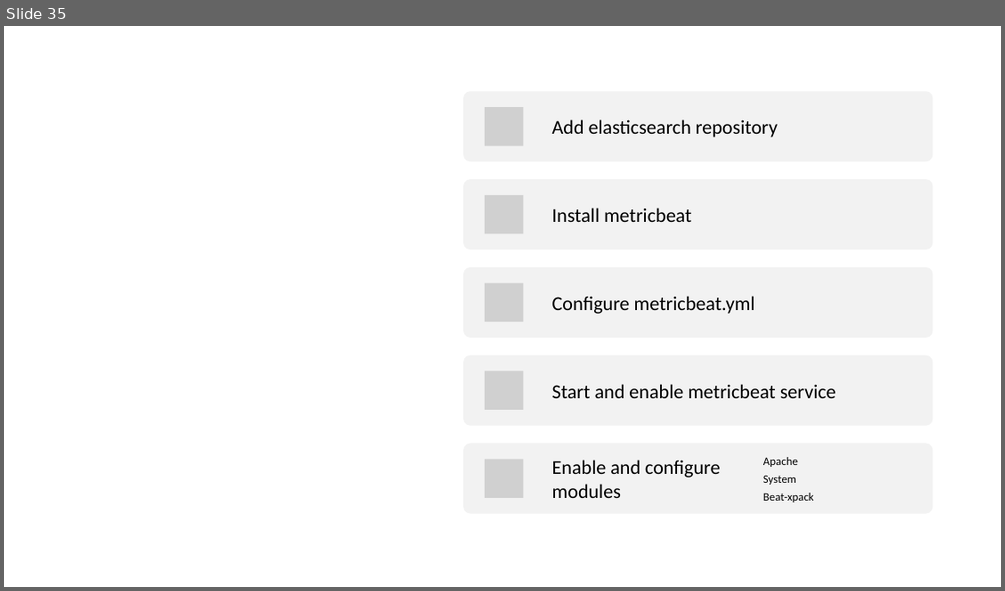
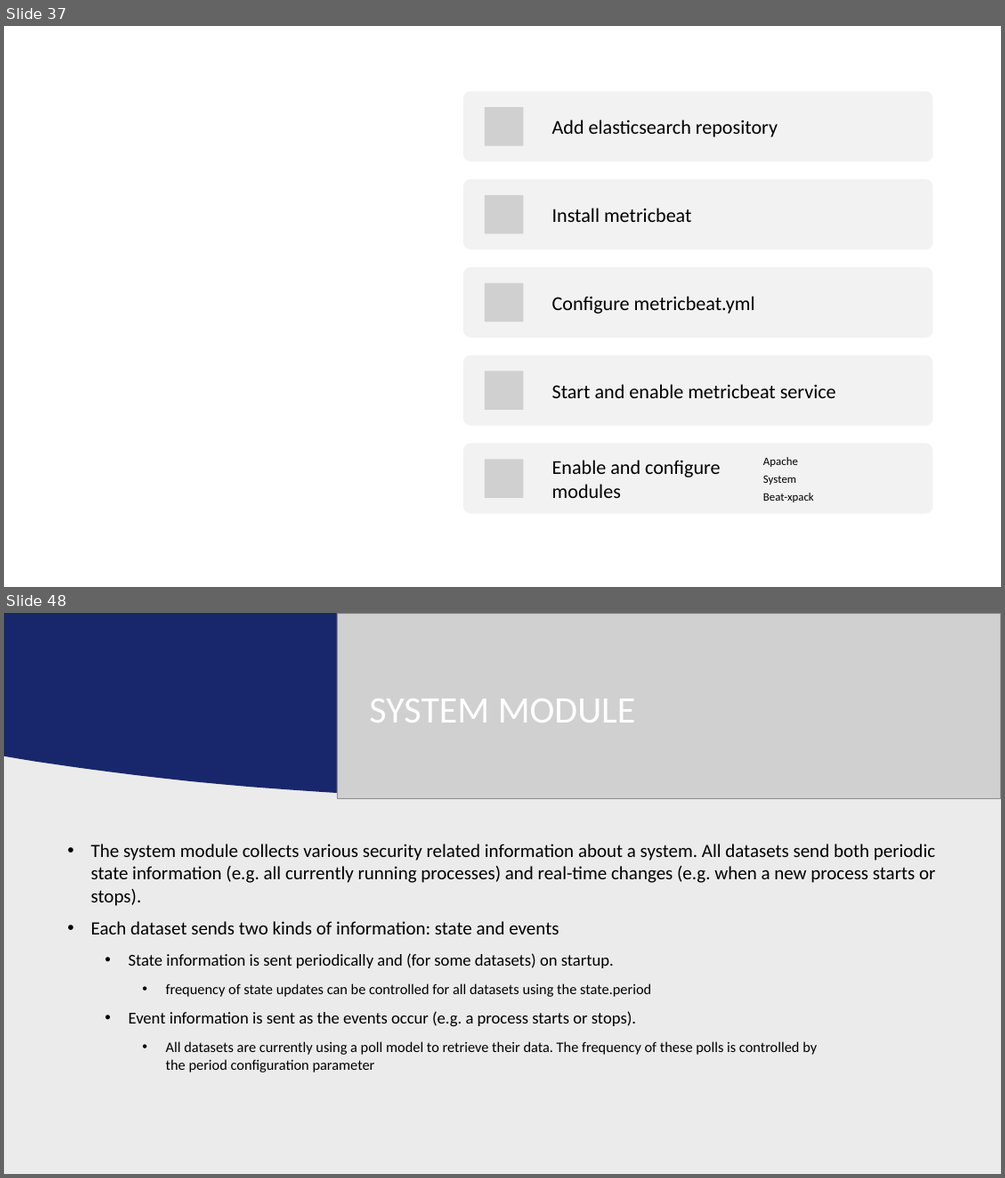
Before and after one commit to guanchaoguo/DeployElasticsearchUsingAnsible, a slide deck: artifacts/presentation/ElasticsearchUsingAnsible.pptx. Shown one above the other, each under a label of ours: slide 35 before the commit, slides 37 and 48 after it; the slides between them are not shown. The pictures are 1005x591 and 1005x1178 pixels, drawn with LibreOffice and Linux fonts; fonts in the diff are those of the drawing; grey boxes stand for pictures; background and template pictures are left out. Boxes give left, top, right and bottom in pixels: in the first picture for what was removed or moved away, otherwise in the second. Text is boxed around its words. In the diff, an @@ line names an element or a change of style, - is before the commit and + after.

Commit message:
added elk configurations and vault pass

```diff
--- a/artifacts/presentation/ElasticsearchUsingAnsible.pptx
+++ b/artifacts/presentation/ElasticsearchUsingAnsible.pptx
@@ slide 48 added at [4,613,1001,1174], background picture (left out) @@
@@ freeform shape added at [4,613,1001,798], fill #18276C @@
@@ picture added at [337,613,1001,798] @@
@@ title added at [369,698,636,722], 36 pt, text #FFFFFF @@
+SYSTEM MODULE
@@ text added at [91,844,935,1072], 18 pt, text #000000 @@
+• The system module collects various security related information about a system. All datasets send both periodic state information (e.g. all currently running processes) and real-time changes (e.g. when a new process starts or stops).
+• Each dataset sends two kinds of information: state and events
+  • State information is sent periodically and (for some datasets) on startup.
+    • frequency of state updates can be controlled for all datasets using the state.period
+  • Event information is sent as the events occur (e.g. a process starts or stops).
+    • All datasets are currently using a poll model to retrieve their data. The frequency of these polls is controlled by the period configuration parameter
@@ what was slide 35 is now slide 37 @@
```
Also in this commit, not shown: 2 slides changed, 24 other slides added, 2 slides removed, 28 other files.
